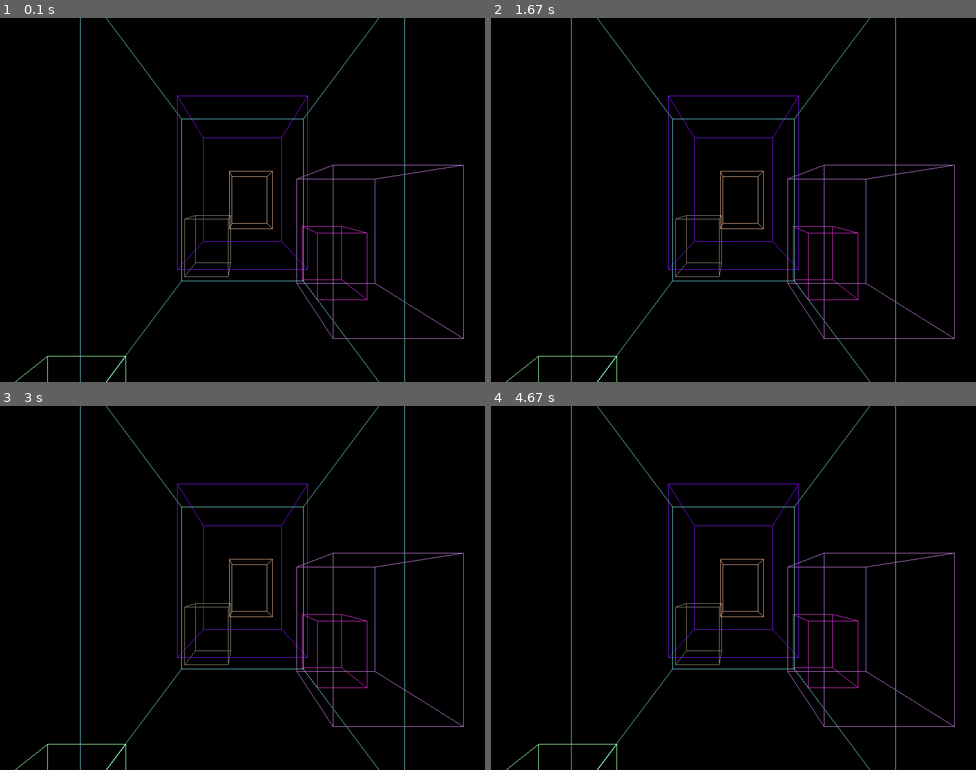
Above: before the commit, frames 1-4 (two rows, left to right).
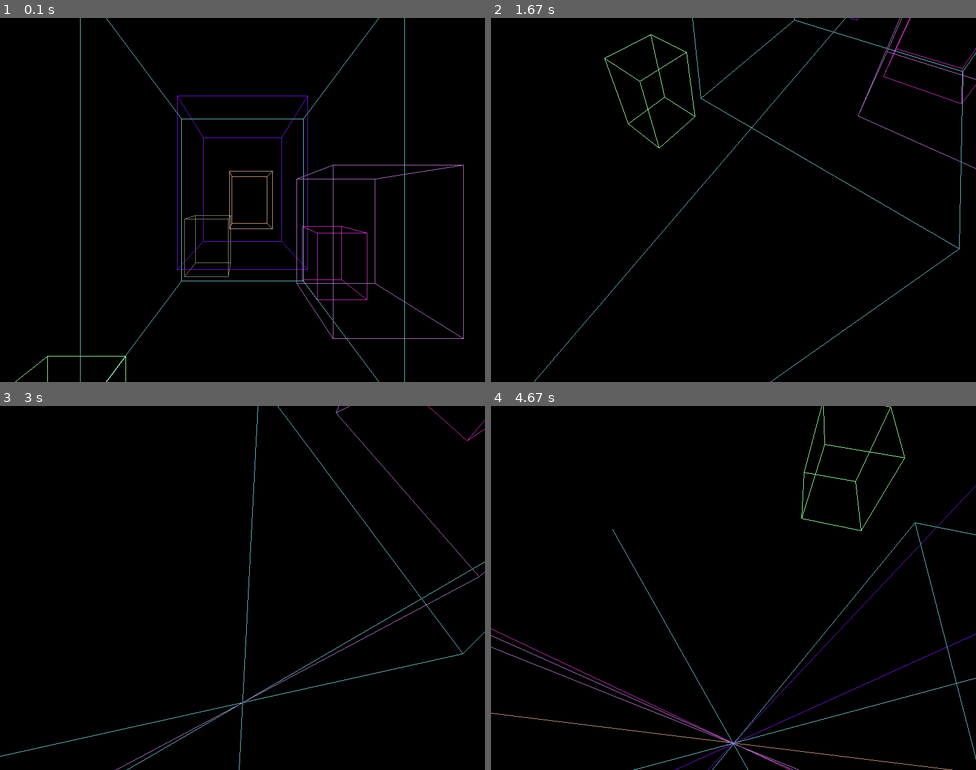
Above: after the commit, the same moments.

Repository: lyze/pygame-3d-wireframes
Game: pygame game, started from main.py
The game is run twice, just before and just after one commit, with the same random seed, the same clock (stepped at 60 frames per second) and the same inputs.
Inputs (mouse positions are in pixels of both pictures, inside the frame that each line leads up to):
- Up to frame 1 (0.1 s): no input
- Up to frame 2 (1.67 s): hold Esc 0.33-0.8 s; hold D 0.33-0.8 s; move the mouse to (714, 214) at 0.37 s; tap Enter at 0.83 s; click (912, 327) at 1.22 s; hold D from 1.5 s (still down); click (743, 76) at 1.58 s
- Up to frame 3 (3 s): release D at 1.97 s; hold W 2-2.3 s; click (218, 682) at 2.08 s; hold D 2.33-2.8 s; click (227, 526) at 2.42 s; hold A from 2.83 s (still down); click (174, 511) at 2.92 s
- Up to frame 4 (4.67 s): release A at 3.37 s; hold S 3.4-3.7 s; click (859, 555) at 3.48 s; hold A 3.73-4.13 s; click (883, 580) at 3.82 s; hold W 4.17-4.53 s; click (835, 522) at 4.25 s; hold D from 4.57 s (still down); click (592, 518) at 4.65 s

The runs differ from the first frame. In frame 1, less than 0.1% of the frame differs, in the area x 6-87%, y 42-97%; in frame 2, 2.8%; in frame 3, 2.6%; in frame 4, 3.1%, in the area x 0-100%, y 0-100%.

Commit message:
Add motion

Diff:
--- a/game.py
+++ b/game.py
@@ -15,31 +15,56 @@
     def __init__(self, view, objects=[]):
         self.view = view
         self.view.add_all_objects(objects)
-        self.is_drag = False
+
+        self.is_moving_forward = False
+        self.is_moving_backward = False
+        self.is_moving_left = False
+        self.is_moving_right = False
+
+        self.move_distance = 2
+        self.rotation_scale_factor = 0.003
+
 
     def tick(self):
         self.view.repaint()
+        if self.is_moving_forward:
+            self.view.translate_z(self.move_distance)
+        if self.is_moving_backward:
+            self.view.translate_z(-self.move_distance)
+        if self.is_moving_left:
+            self.view.translate_x(-self.move_distance)
+        if self.is_moving_right:
+            self.view.translate_x(self.move_distance)
 
-    def update_mouse_rel(self, x, y):
-        if not self.is_drag:
-            return
 
-        theta_x = -y * 0.005
-        theta_y = -x * 0.005
+    def move_camera(self, dx, dy):
 
-        rot_x = np.matrix([[1, 0,                  0],
-                           [0, math.cos(theta_x), -math.sin(theta_x)],
-                           [0, math.sin(theta_x), math.cos(theta_x)]])
+        theta_x = dy * self.rotation_scale_factor
+        theta_y = dx * self.rotation_scale_factor
 
-        rot_y = np.matrix([[math.cos(theta_y),  0, math.sin(theta_y)],
-                           [0,                  1, 0],
-                           [-math.sin(theta_y), 0, math.cos(theta_y)]])
+        self.view.rotate_x(theta_x)
+        self.view.rotate_y(theta_y)
 
-        self.view.look_dir = (rot_x * rot_y *
-                              np.matrix(self.view.look_dir).T).getA1()
+    def begin_move_forward(self):
+        self.is_moving_forward = True
 
-    def start_drag(self):
-        self.is_drag = True
+    def begin_move_backward(self):
+        self.is_moving_backward = True
 
-    def end_drag(self):
-        self.is_drag = False
+    def begin_move_left(self):
+        self.is_moving_left = True
+
+    def begin_move_right(self):
+        self.is_moving_right = True
+
+    def end_move_forward(self):
+        self.is_moving_forward = False
+
+    def end_move_backward(self):
+        self.is_moving_backward = False
+
+    def end_move_left(self):
+        self.is_moving_left = False
+
+    def end_move_right(self):
+        self.is_moving_right = False
--- a/main.py
+++ b/main.py
@@ -82,21 +82,49 @@
     if show_fps:
         fps_font = pygame.font.SysFont(None, 10)
 
+    pygame.mouse.set_visible(False)
+    pygame.event.set_grab(True)
+
+    is_mouse_focused = True
+
     logging.info('Entering main game loop...')
     while True:
         for event in pygame.event.get():
             if event.type == pygame.QUIT:
                 logging.info('Received QUIT event.')
                 sys.exit()
-            elif event.type == pygame.MOUSEBUTTONDOWN:
-                game.start_drag()
-            elif event.type == pygame.MOUSEBUTTONUP:
-                game.end_drag()
+            elif event.type == pygame.MOUSEMOTION:
+                game.move_camera(*pygame.mouse.get_rel())
+            elif event.type == pygame.KEYDOWN:
+                if event.key == pygame.K_ESCAPE:
+                    pygame.event.set_grab(not is_mouse_focused)
+                    pygame.mouse.set_visible(is_mouse_focused)
+                    is_mouse_focused = not is_mouse_focused
+                elif event.key == pygame.K_w:
+                    game.begin_move_forward()
+                elif event.key == pygame.K_a:
+                    game.begin_move_left()
+                elif event.key == pygame.K_d:
+                    game.begin_move_right()
+                elif event.key == pygame.K_s:
+                    game.begin_move_backward()
+                else:
+                    pass
+            elif event.type == pygame.KEYUP:
+                if event.key == pygame.K_w:
+                    game.end_move_forward()
+                elif event.key == pygame.K_a:
+                    game.end_move_left()
+                elif event.key == pygame.K_d:
+                    game.end_move_right()
+                elif event.key == pygame.K_s:
+                    game.end_move_backward()
+                else:
+                    pass
             else:
                 pass
         fps_clock.tick(fps)
         game.tick()
-        game.update_mouse_rel(*pygame.mouse.get_rel())
         pygame.display.update()
         if show_fps:
             fps_text = fps_font.render(fps_clock.get_fps(), False,
--- a/three_d/viewport.py
+++ b/three_d/viewport.py
@@ -1,6 +1,7 @@
 '''Contains the viewport class'''
 from __future__ import division
 
+import itertools
 import logging
 import math
 import numpy as np
@@ -8,7 +9,6 @@
 import time
 
 from three_d.mathutil import deg_to_rad, perspective_division
-from three_d.primitives.node import Node
 
 def timed(f):
   def wrapper(*args):
@@ -17,6 +17,7 @@
       logging.log(1, '{}: {}'.format(f.__name__, time.clock() - now))
       return result
   return wrapper
+
 
 class Viewport(object):
     '''Represents a view of the 3-dimensional scene.
@@ -28,8 +29,8 @@
         self.background_color = background_color
         self.width = surface.get_width()
         self.height = surface.get_height()
-        self.eye = np.array([0., 0., 0.]) #eye if eye is not None else np.array([0.0, 00.0, 0.0])
-        self.look_dir = np.array([0.0, 0.0, 1.0]) # at if at is not None else np.array([0.0, 0.0, 1.0])
+        self.eye = eye if eye is not None else np.array([0.0, 0.0, 0.0])
+        self.look_dir = at if at is not None else np.array([0.0, 0.0, 1.0])
         self.up = up if up is not None else np.array([0.0, 1.0, 0.0])
         self.zoom = zoom
         self.vertical_fov_deg = vertical_fov_deg
@@ -56,20 +57,21 @@
     def repaint(self):
         self.surface.fill(self.background_color)
         for obj in self.objects:
-            homo_starts, homo_ends = \
-                Viewport.get_homogeneous_endpoints(obj.position, obj.edges)
 
-            if len(homo_starts) == 0 or len(homo_ends) == 0:
+            world_starts, world_ends = \
+                Viewport.get_world_endpoints(obj.position, obj.edges)
+
+            if len(world_starts) == 0 or len(world_ends) == 0:
                 continue
 
-            homo_starts, homo_ends = \
-                self.to_camera_coords(homo_starts, homo_ends)
+            camera_starts, camera_ends = \
+                self.to_camera_coords(world_starts, world_ends)
 
-            if len(homo_starts) == 0 or len(homo_ends) == 0:
+            if len(camera_starts) == 0 or len(camera_ends) == 0:
                 continue
 
-            proj_starts = homo_starts * self.projection_matrix.T
-            proj_ends = homo_ends * self.projection_matrix.T
+            proj_starts = camera_starts * self.projection_matrix.T
+            proj_ends = camera_ends * self.projection_matrix.T
 
             colors = (edge.color for edge in obj.edges)
 
@@ -84,17 +86,27 @@
                 end = (end[0, 0], end[0, 1])
                 try:
                     pygame.draw.line(self.surface, color, start, end, 1)
-                except TypeError: # start or end too big
+                except TypeError:  # start or end too big
                     continue
 
     @staticmethod
-    def get_homogeneous_endpoints(position, edges):
-        homo_ends = []
-        homo_starts = []
-        for edge in edges:
-            homo_starts.append(np.append(edge.start + position, 1.0))
-            homo_ends.append(np.append(edge.end + position, 1.0))
-        return homo_ends, homo_starts
+    def get_world_endpoints(pos, edges):
+        '''Returns the edge endpoints in homogeneous world coordinates
+        '''
+        edge_starts = (coord
+                       for edge in edges
+                       for coord in itertools.chain(edge.start + pos, (1.0, )))
+        edge_ends = (coord
+                     for edge in edges
+                     for coord in itertools.chain(edge.end + pos, (1.0, )))
+
+        homo_starts = np.fromiter(edge_starts, np.float, count=4 * len(edges))
+        homo_ends = np.fromiter(edge_ends, np.float, count=4 * len(edges))
+
+        homo_starts = homo_starts.reshape((len(edges), 4))
+        homo_ends = homo_ends.reshape((len(edges), 4))
+
+        return homo_starts, homo_ends
 
     def to_camera_coords(self, starts, ends):
         # FIXME: Translation of camera position does not work
@@ -104,35 +116,52 @@
         xaxis /= np.linalg.norm(xaxis)
         yaxis = np.cross(xaxis, zaxis)
         look_at = np.matrix([
-            [xaxis[0], yaxis[0], zaxis[0], 0.0],
-            [xaxis[1], yaxis[1], zaxis[1], 0.0],
-            [xaxis[2], yaxis[2], zaxis[2], 0.0],
-            [-np.dot(xaxis, self.eye), -np.dot(yaxis, self.eye),
-             -np.dot(zaxis, self.eye), 1.0]])
+            [xaxis[0], xaxis[1], xaxis[2], -np.dot(xaxis, self.eye)],
+            [yaxis[0], yaxis[1], yaxis[2], -np.dot(yaxis, self.eye)],
+            [zaxis[0], zaxis[1], zaxis[2], -np.dot(zaxis, self.eye)],
+            [0.0,      0.0,      0.0,      1.0]])
         result_starts = []
         result_ends = []
         for start, end in zip(starts, ends):
-            # transformed_start = (start * look_at.T).getA()
-            # transformed_end = (end * look_at.T).getA()
-            # exclude edges that are behind the camera
-            # start_dotp = np.dot(self.look_dir, transformed_start[0, :3])
-            # end_dotp = np.dot(self.look_dir, transformed_end[0, :3])
             start_dotp = np.dot(self.look_dir, start[:3])
             end_dotp = np.dot(self.look_dir, end[:3])
             if start_dotp < 0 and end_dotp < 0:
                 continue
-            # if start_dotp > 0 and end_dotp > 0:
-            #     continue
             if start_dotp == 0 or end_dotp == 0:
                 continue
-            result_starts.append((start * look_at.T).getA())
-            result_ends.append((end * look_at.T).getA())
+            result_starts.append((look_at
+                                  * np.matrix(start, copy=False).T).getA1())
+            result_ends.append((look_at * np.matrix(end, copy=False).T).getA1())
         return result_starts, result_ends
 
     def to_view_coords(self, proj_mat):
         proj_mat *= self.height / 2
         proj_mat[:, 0] += self.width / 2
         proj_mat[:, 1] += self.height / 2
-        # proj_mat[:, 0] = np.clip(proj_mat[:, 0], 0, self.width)
-        # proj_mat[:, 1] = np.clip(proj_mat[:, 1], 0, self.height)
         return proj_mat
+
+    def rotate_x(self, theta):
+        rot_x = np.matrix([[1, 0,                  0],
+                           [0, math.cos(theta), -math.sin(theta)],
+                           [0, math.sin(theta), math.cos(theta)]])
+
+        self.look_dir = (rot_x * np.matrix(self.look_dir).T).getA1()
+
+    def rotate_y(self, theta):
+        rot_y = np.matrix([[math.cos(theta),  0, math.sin(theta)],
+                           [0,                  1, 0],
+                           [-math.sin(theta), 0, math.cos(theta)]])
+
+        self.look_dir = (rot_y * np.matrix(self.look_dir).T).getA1()
+
+    def translate_z(self, dz):
+        self.eye[2] += dz
+
+    def translate_x(self, dx):
+        self.eye[0] += dx
+
+    def translate_y(self, dy):
+        self.eye[1] += dy
+
+    def translate(self, vect):
+        self.eye += vect
